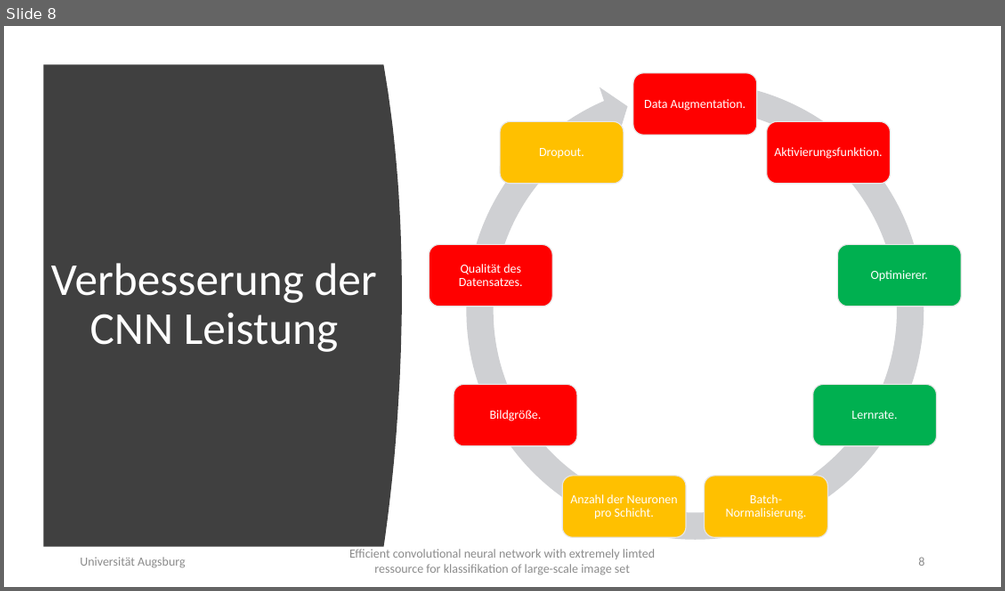
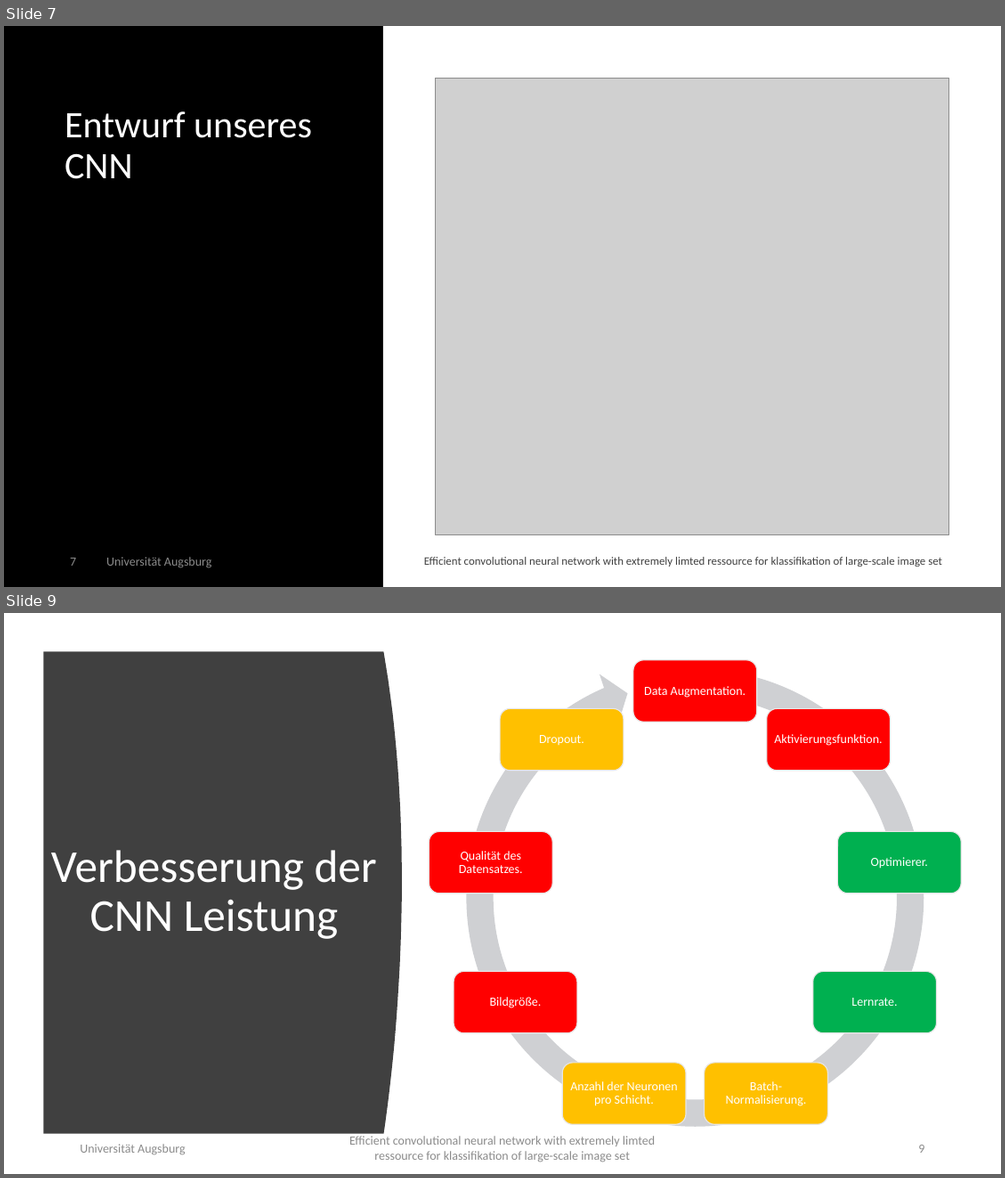
Before and after one commit to TEMKENG/Programme, a slide deck: bachelorarbeit-vorlage/Efficient convolutional neural network with extremely limted ressource.pptx. Shown one above the other, each under a label of ours: slide 8 before the commit, slides 7 and 9 after it; the slides between them are not shown. The pictures are 1005x591 and 1005x1178 pixels, drawn with LibreOffice and Linux fonts; fonts in the diff are those of the drawing; grey boxes stand for pictures. Boxes give left, top, right and bottom in pixels: in the first picture for what was removed or moved away, otherwise in the second. Text is boxed around its words. In the diff, an @@ line names an element or a change of style, - is before the commit and + after.

```diff
--- a/bachelorarbeit-vorlage/Efficient convolutional neural network with extremely limted ressource.pptx
+++ b/bachelorarbeit-vorlage/Efficient convolutional neural network with extremely limted ressource.pptx
@@ slide 7 added at [4,26,1001,587], background #000000 @@
@@ rectangle added at [383,26,1001,587], fill #FFFFFF @@
@@ picture added at [436,79,948,534] @@
@@ title added at [65,111,312,179], 36 pt, text #FFFFFF @@
+Entwurf unseres CNN
@@ page number added at [70,557,76,565], 12 pt, text #8C8C8C @@
+7
@@ text added at [106,556,211,568], 12 pt, text #8C8C8C @@
+Universität Augsburg
@@ text added at [424,556,942,566], 11 pt, text #404040 @@
+Efficient convolutional neural network with extremely limted ressource for klassifikation of large-scale image set
@@ what was slide 8 is now slide 9 @@
@@ page number at [918,1144,924,1152]: text changed @@
-8
+9
```
Also in this commit, not shown: 12 slides changed, 3 other slides added, 11 other files.
